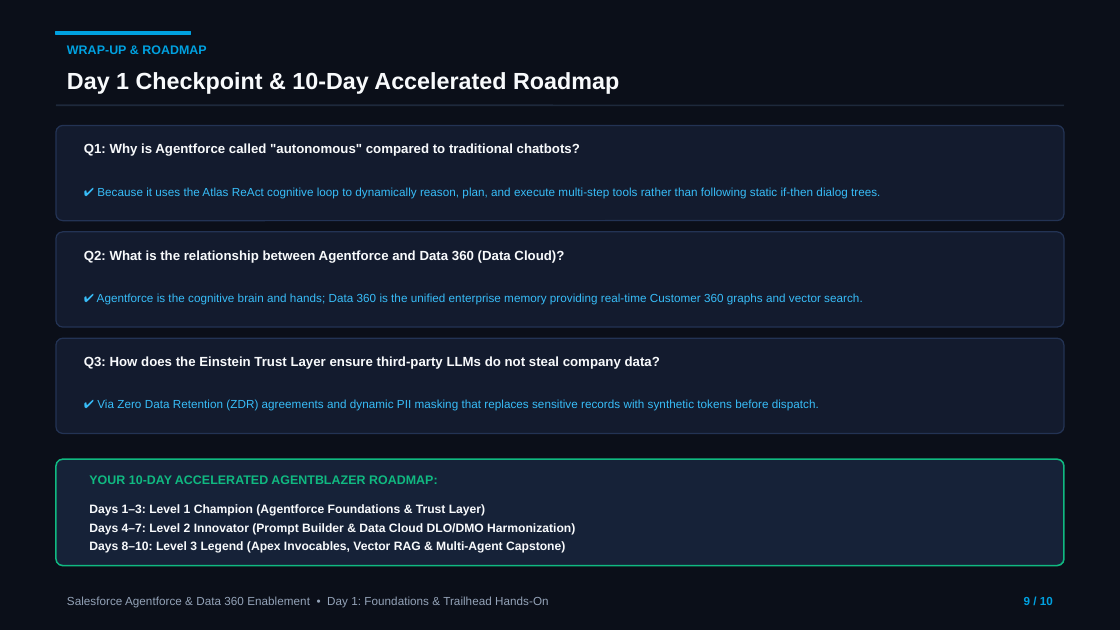
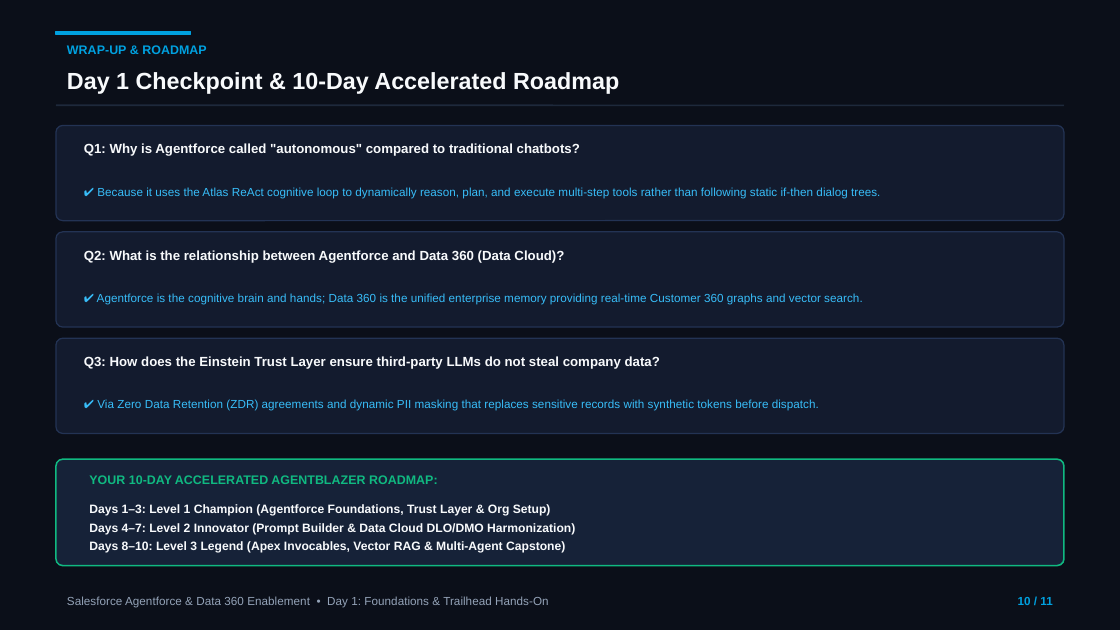
Before and after one commit to MohnishTak2725/agentforce-data360-workbench, a slide deck: slide 10 of Day-1-Atlas-Reasoning-Engine.pptx (slide 9 before the commit). Drawn at 1120x630 pixels with LibreOffice and Linux fonts; fonts in the diff are those of the drawing. Boxes give left, top, right and bottom in pixels: in the first picture for what was removed or moved away, otherwise in the second. Text is boxed around its words. In the diff, an @@ line names an element or a change of style, - is before the commit and + after.

Commit message:
feat: add dedicated Slide 9 for 30-day Agentforce & Data Cloud Org Provisioning and first-time setup toggles

```diff
--- a/Day-1-Atlas-Reasoning-Engine.pptx
+++ b/Day-1-Atlas-Reasoning-Engine.pptx
@@ text at [89, 504, 551, 516]: text changed @@
-Days 1–3: Level 1 Champion (Agentforce Foundations & Trust Layer)
+Days 1–3: Level 1 Champion (Agentforce Foundations, Trust Layer & Org Setup)
@@ text at [1018, 597, 1052, 605]: text changed @@
-9 / 10
+10 / 11
```
Also in this commit, not shown: 9 other slides changed, 1 slide added.
